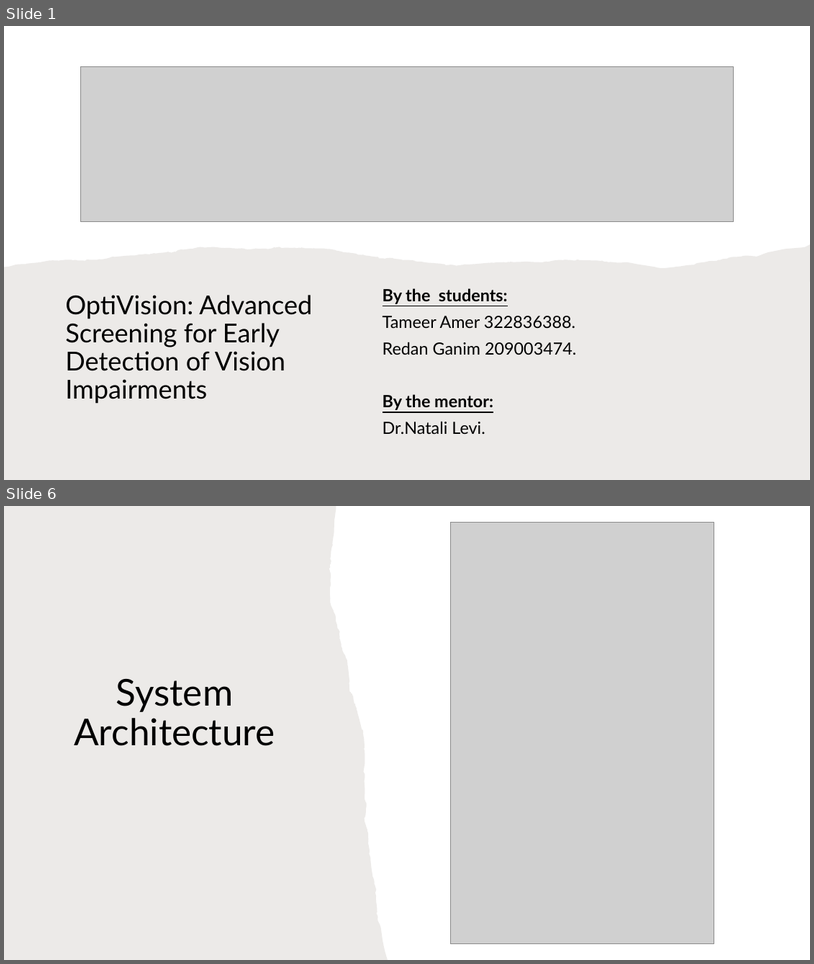
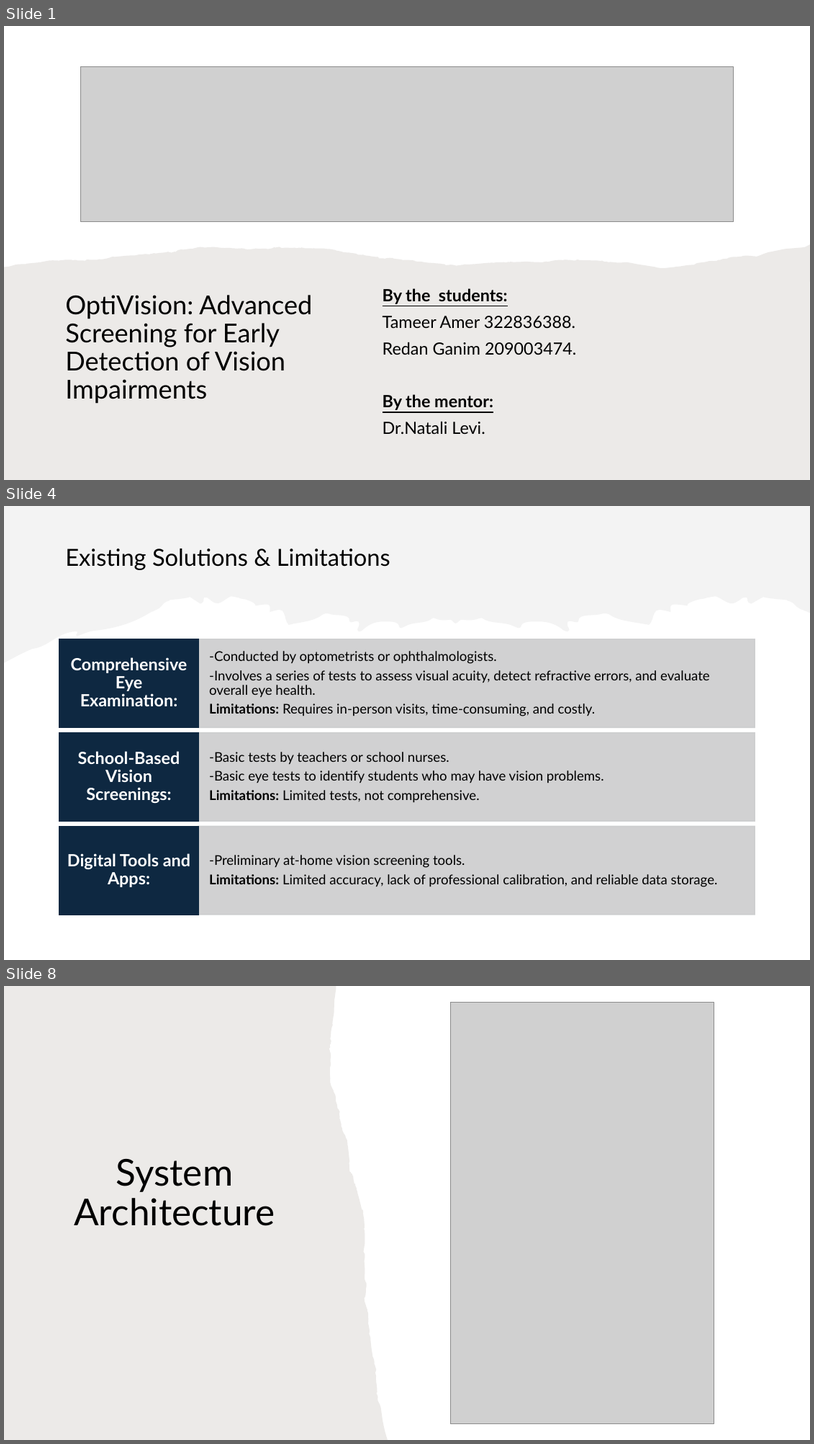
Before and after one commit to TameerAmer/Capstone-Project, a slide deck: OptiVision.pptx. Shown one above the other, each under a label of ours: slides 1 and 6 before the commit, slides 1, 4 and 8 after it; the slides between them are not shown. The pictures are 814x964 and 814x1444 pixels, drawn with LibreOffice and Linux fonts; fonts in the diff are those of the drawing; grey boxes stand for pictures. Boxes give left, top, right and bottom in pixels: in the first picture for what was removed or moved away, otherwise in the second. Text is boxed around its words. In the diff, an @@ line names an element or a change of style, - is before the commit and + after.

```diff
--- a/OptiVision.pptx
+++ b/OptiVision.pptx
@@ slide 4 added at (4,506,810,960), background #FFFFFF @@
@@ freeform shape added at (4,506,810,663), fill #E8E8E8 at 50% opacity @@
@@ title added at (65,548,391,570), 28 pt, text #000000 @@
+Existing Solutions & Limitations
@@ group added at (59,639,756,914): 6 rectangles, 6 texts @@
+-Conducted by optometrists or ophthalmologists.
+-Involves a series of tests to assess visual acuity, detect refractive errors, and evaluate overall eye health.
+Limitations: Requires in-person visits, time-consuming, and costly.
+Comprehensive Eye Examination:
+-Basic tests by teachers or school nurses.
+-Basic eye tests to identify students who may have vision problems.
+Limitations: Limited tests, not comprehensive.
+School-Based Vision Screenings:
+-Preliminary at-home vision screening tools.
+Limitations: Limited accuracy, lack of professional calibration, and reliable data storage.
+Digital Tools and Apps:
@@ what was slide 6 is now slide 8 @@
```
Also in this commit, not shown: 7 slides changed, 1 other slide added.
